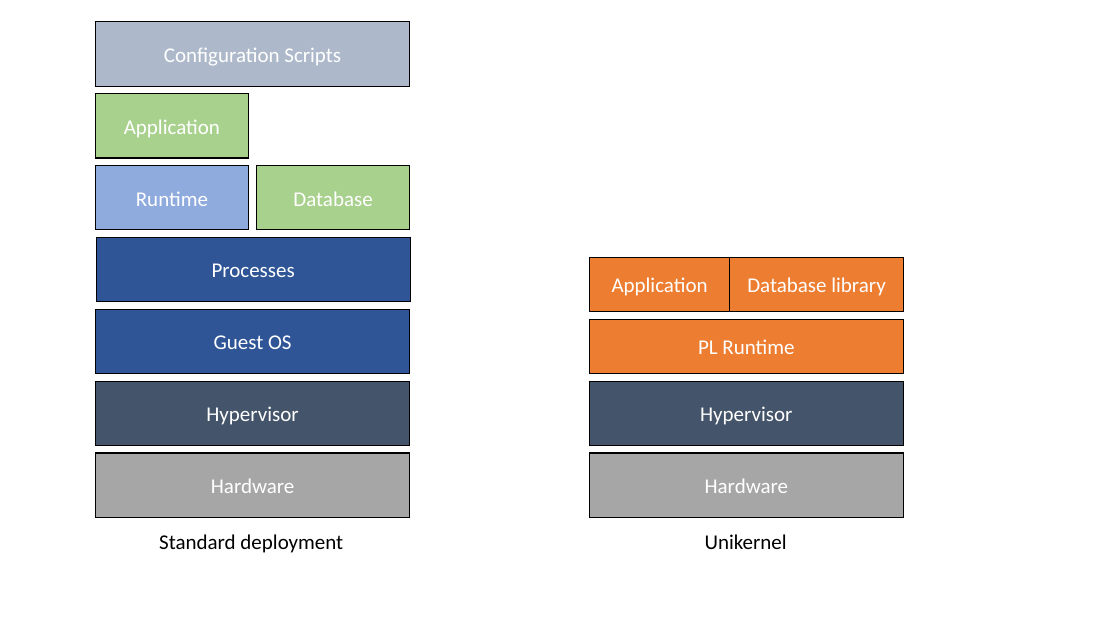
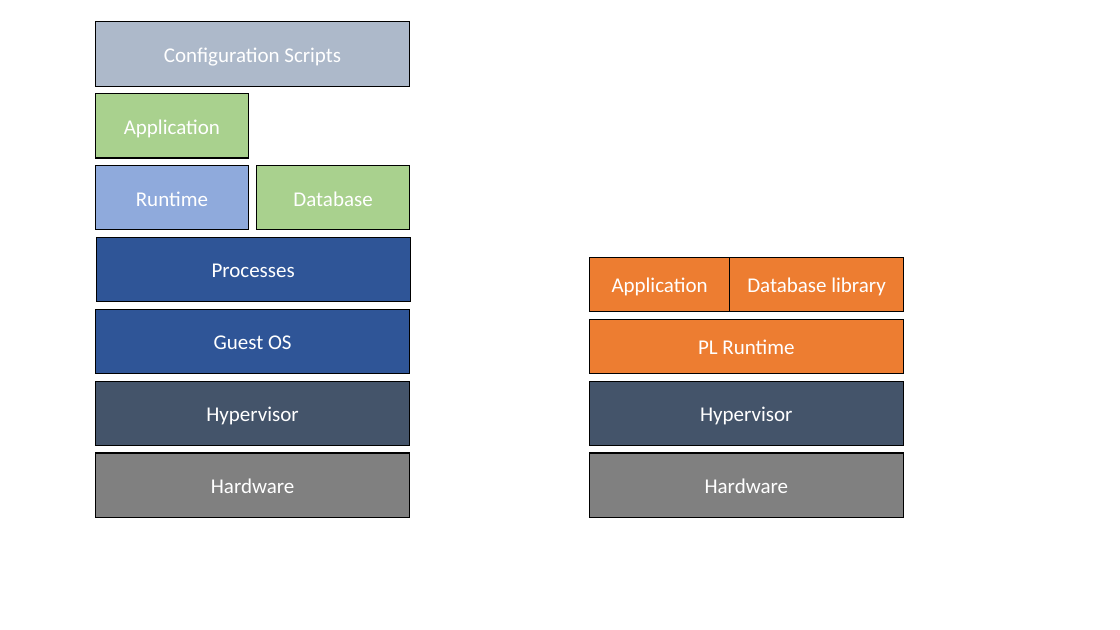
Before and after one commit to aghosn/CandidacyPresentation, a slide deck: slide 5 of old/Figures/figExo.pptx. Drawn at 1120x630 pixels with LibreOffice and Linux fonts; fonts in the diff are those of the drawing. Boxes give left, top, right and bottom in pixels: in the first picture for what was removed or moved away, otherwise in the second. Text is boxed around its words. In the diff, an @@ line names an element or a change of style, - is before the commit and + after.

```diff
--- a/old/Figures/figExo.pptx
+++ b/old/Figures/figExo.pptx
@@ rectangle "Hardware" at (96,453,410,518): fill #A6A6A6 to #808080 @@
@@ rectangle "Hardware" at (590,453,904,518): fill #A6A6A6 to #808080 @@
@@ text removed at (159,534,343,553) @@
-Standard deployment
@@ text removed at (705,534,787,549) @@
-Unikernel
```
Also in this commit, not shown: 7 other slides changed, 1 other file.
